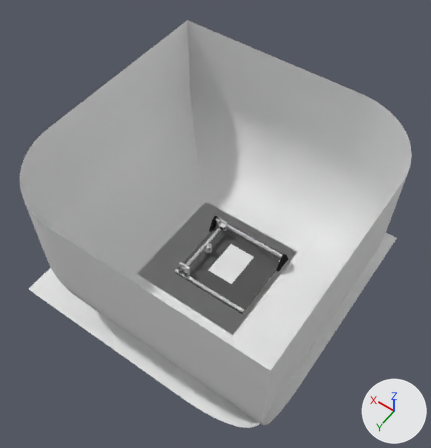
What one commit did to the Blender file plotterV1.blend.
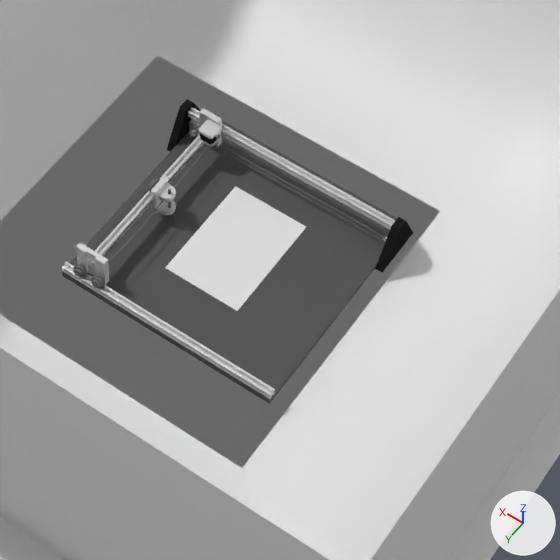
Each version appears first whole from a 50 mm lens placed at (-1.368, 2.119, 3.722), pointed at (0.101, 0.061, 0.489), and next in a close-up on the part from 36% to 78% of the width and 41% to 81% of the height. Lighting does not change. The marker at lower right points along +X, +Y and +Z.

Names of what the first close-up shows: 'CarragePlate', 'CarragePlate.001', 'CarragePlate.002', 'Extrusion.001', 'Extrusion.002', 'Extrusion.003', 'Motor', 'Motor.001', 'PaperA4', 'Plane', 'Plane.001', 'base', 'beltTooth', 'side.l', 'side.r'.
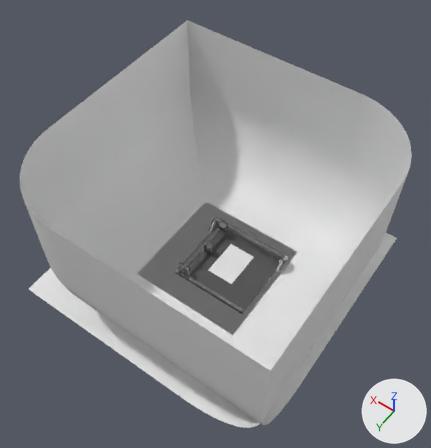
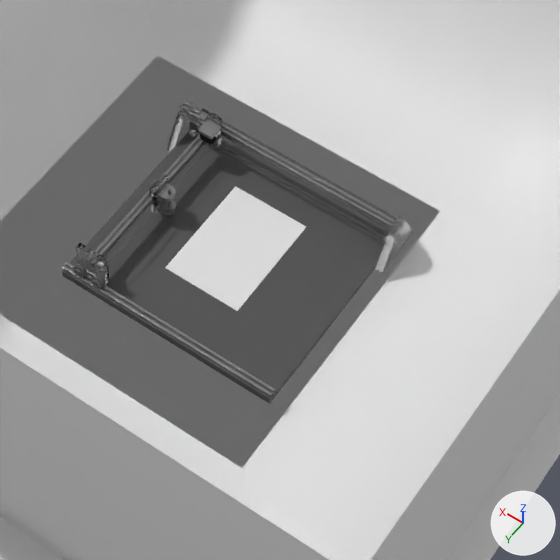
Diff of the bpy script that builds the scene:
```diff
--- a/plotterV1.blend.py
+++ b/plotterV1.blend.py
@@ mat_alloy @@
 mat_alloy = principled_material('Alloy')
-mat_alloy.base_color = (0.8, 0.8, 0.8)  # white #e7e7e7
+mat_alloy.base_color = (0.334, 0.334, 0.334)  # grey #9c9c9c
 mat_alloy.metallic = 1.0
-mat_alloy.roughness = 0.546
+mat_alloy.roughness = 0.355
@@ mat_acrylic @@
+mat_acrylic = bpy.data.materials.new('acrylic')
+mat_acrylic.use_nodes = True; mat_acrylic.node_tree.nodes.clear()
+_N = mat_acrylic.node_tree.nodes; _L = mat_acrylic.node_tree.links
+n0 = _N.new('ShaderNodeOutputMaterial'); n0.name = 'Material Output'
+n1 = _N.new('ShaderNodeBsdfGlass'); n1.name = 'Glass BSDF'
+n1.distribution = 'BECKMANN'
+n1.inputs[1].default_value = 0.123  # 'Roughness'
+n1.inputs[2].default_value = 1.85  # 'IOR'
+_L.new(n1.outputs[0], n0.inputs[0])  # 'BSDF' to 'Surface'
@@ me_cube_002 @@
 me_cube_002.from_pydata(...)  # 8 vertices, 6 faces; spans x -0.0418..0.0727, y -0.0727..0.0727, z 0.0008..0.0209
 # used by ob_side_r; parent = ob_base; location = (0.3, -0.227, 0.0736); rotation_euler = (0.0, 1.571, 0.0), in degrees (0, 90, 0)
+# me_cube_002 part 1: 6 faces spanning x -0.0418..0.0727, y -0.0727..0.0727, z 0.0008..0.0209 switch from mat_metalblack (black #202020) to mat_acrylic
@@ me_cube_007 @@
 me_cube_007.from_pydata(...)  # 24 vertices, 22 faces; spans x -0.0289..0.0609, y -0.01..0.0053, z -0.0254..0.0734
-me_cube_007.materials.append(mat_alloy)  # white #e7e7e7
+me_cube_007.materials.append(mat_acrylic)
```

Location of each change, [x1, y1, x2, y2] in pixels of the close-ups (560 x 560 px):
'Extrusion.003', recoloured
    both: [62, 261, 275, 399]
'Extrusion.001', recoloured
    both: [187, 107, 396, 230]
'Extrusion.002', recoloured
    both: [87, 134, 204, 267]
'CarragePlate.001', recoloured
    both: [76, 243, 109, 285]
'CarragePlate.002', recoloured
    both: [151, 175, 176, 216]
'Motor.001', recoloured
    both: [199, 120, 221, 147]
'CarragePlate', recoloured
    both: [199, 108, 222, 147]
'Motor', recoloured
    both: [189, 119, 199, 136]
part 1 of me_cube_002, recoloured (black to grey)
    both: [167, 99, 414, 272]
